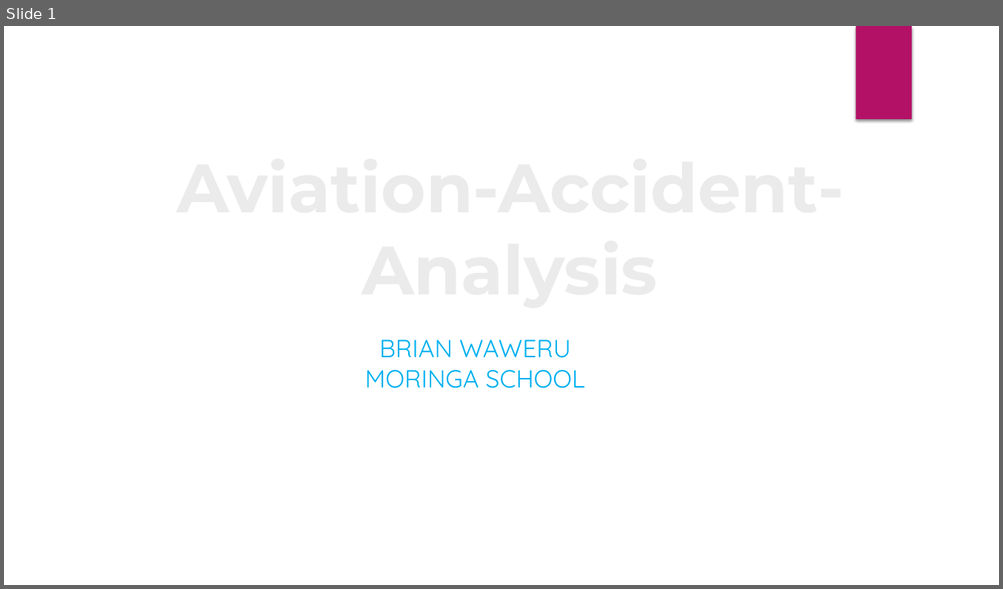
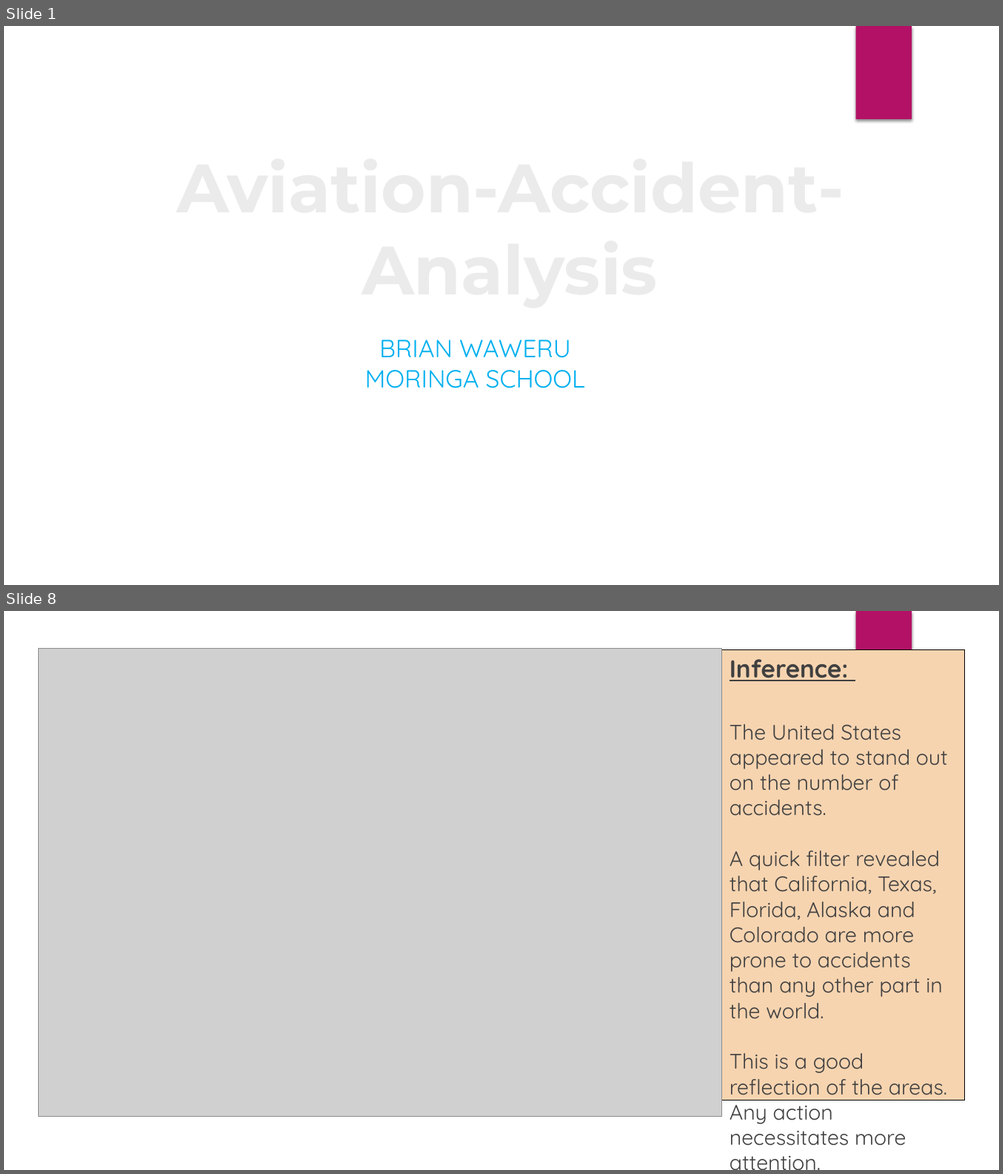
Before and after one commit to rurigi-waweru/dsfpt10-p1-dsc-phase-1-project, a slide deck: project-files/Aviation-Accident-Analysis.pptx. Shown one above the other, each under a label of ours: slide 1 before the commit, slides 1 and 8 after it; the slides between them are not shown. The pictures are 1003x589 and 1003x1174 pixels, drawn with LibreOffice and Linux fonts; fonts in the diff are those of the drawing; grey boxes stand for pictures; background and template pictures are left out. Boxes give left, top, right and bottom in pixels: in the first picture for what was removed or moved away, otherwise in the second. Text is boxed around its words. In the diff, an @@ line names an element or a change of style, - is before the commit and + after.

```diff
--- a/project-files/Aviation-Accident-Analysis.pptx
+++ b/project-files/Aviation-Accident-Analysis.pptx
@@ slide 8 added at [4,611,999,1170], background picture (left out); not listed: 1 template element that a slide beside it also shows @@
@@ group added at [4,611,999,1170]: 5 ellipses, 3 freeform shapes @@
@@ picture added at [38,648,722,1117] @@
@@ text added at [722,649,965,1101], fill #F6D4B0, outline #000000 0.75 pt, 20.4 pt, text #404040 @@
+Inference:
+The United States appeared to stand out on the number of accidents.
+A quick filter revealed that California, Texas, Florida, Alaska and Colorado are more prone to accidents than any other part in the world.
+This is a good reflection of the areas. Any action necessitates more attention.
```
Also in this commit, not shown: 4 slides changed, 4 other slides added, 9 slides removed, 1 other file.
